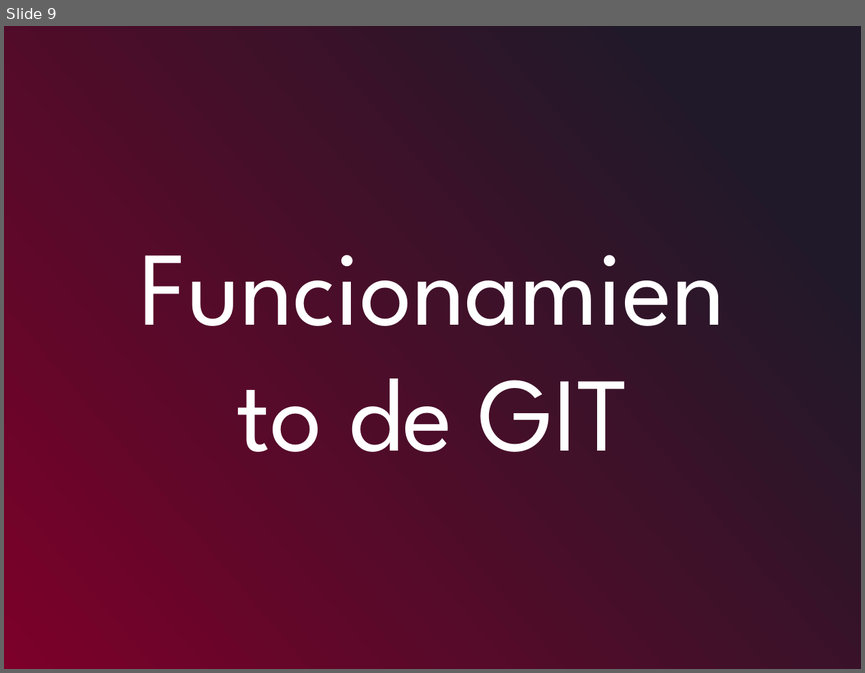
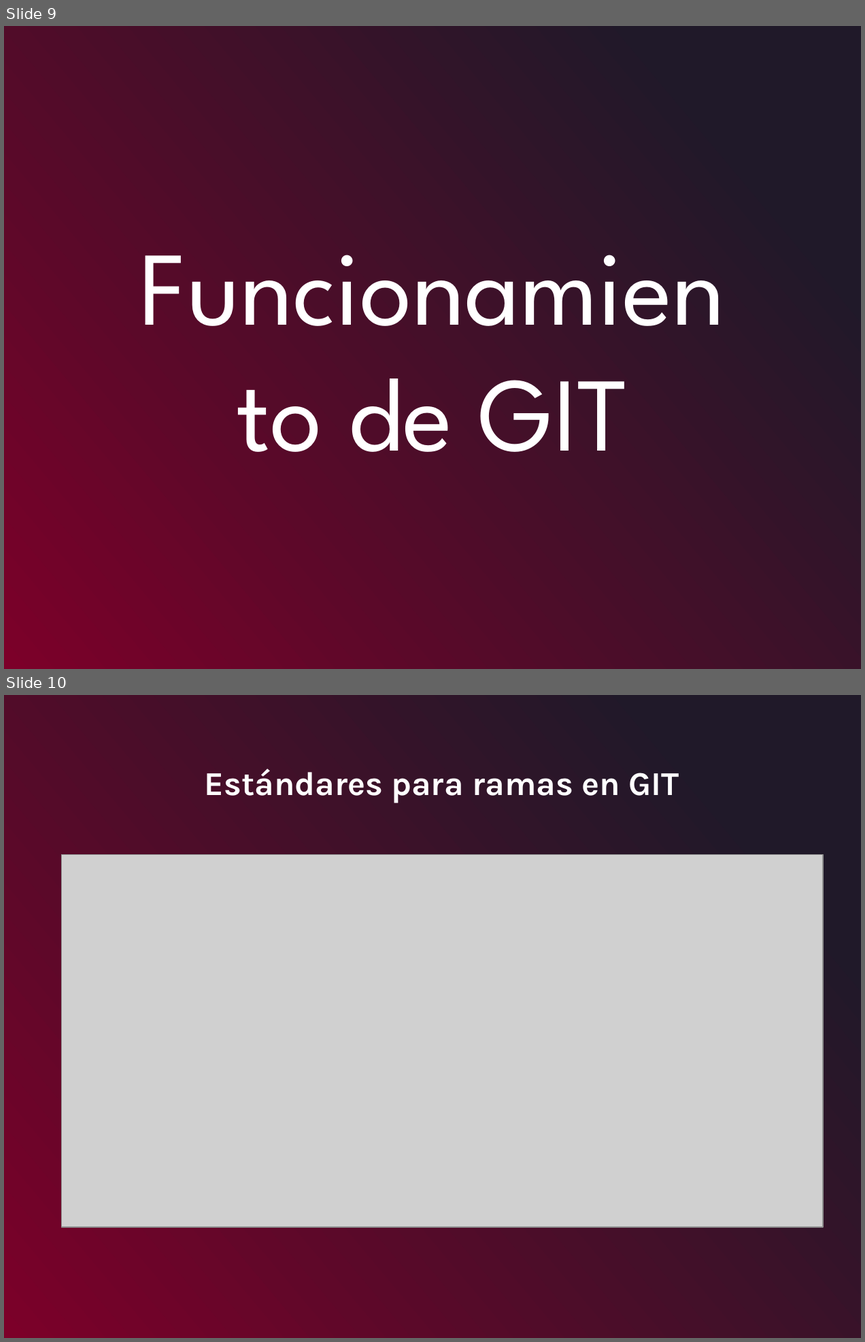
Before and after one commit to leonardotorre18/programacion_web_primer_modulo, a slide deck: contenido_curso/Programación Web - Día 2.pptx. Shown one above the other, each under a label of ours: slide 9 before the commit, slides 9 and 10 after it. The pictures are 865x673 and 865x1342 pixels, drawn with LibreOffice and Linux fonts; fonts in the diff are those of the drawing; grey boxes stand for pictures. Boxes give left, top, right and bottom in pixels: in the first picture for what was removed or moved away, otherwise in the second. Text is boxed around its words. In the diff, an @@ line names an element or a change of style, - is before the commit and + after.

```diff
--- a/contenido_curso/Programación Web - Día 2.pptx
+++ b/contenido_curso/Programación Web - Día 2.pptx
@@ slide 10 added at <box>4,695,861,1338</box>, background gradient #7C0029 to #201929 @@
@@ text added at <box>205,768,679,803</box>, 28 pt, text #FFFFFF, bold @@
+Estándares para ramas en GIT
@@ picture added at <box>61,854,823,1227</box> @@
```
Also in this commit, not shown: 5 other slides added, 1 slide removed.
